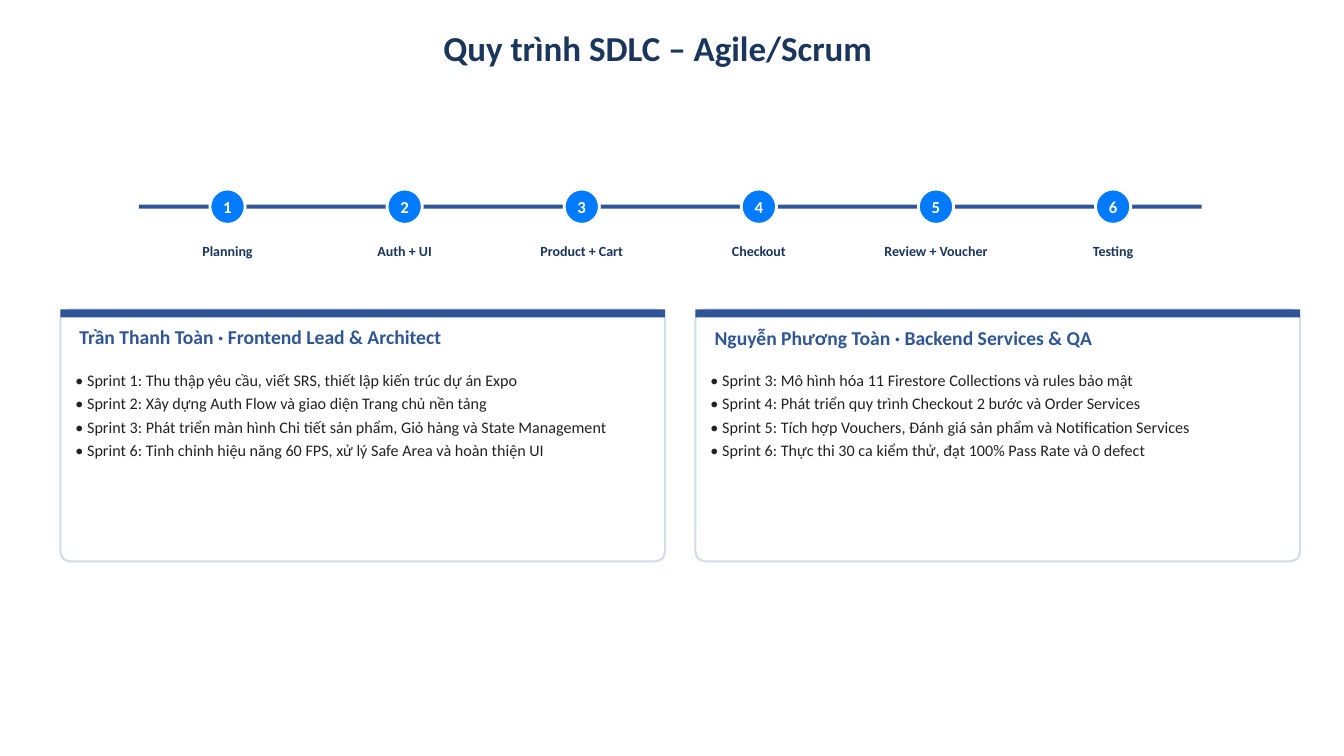
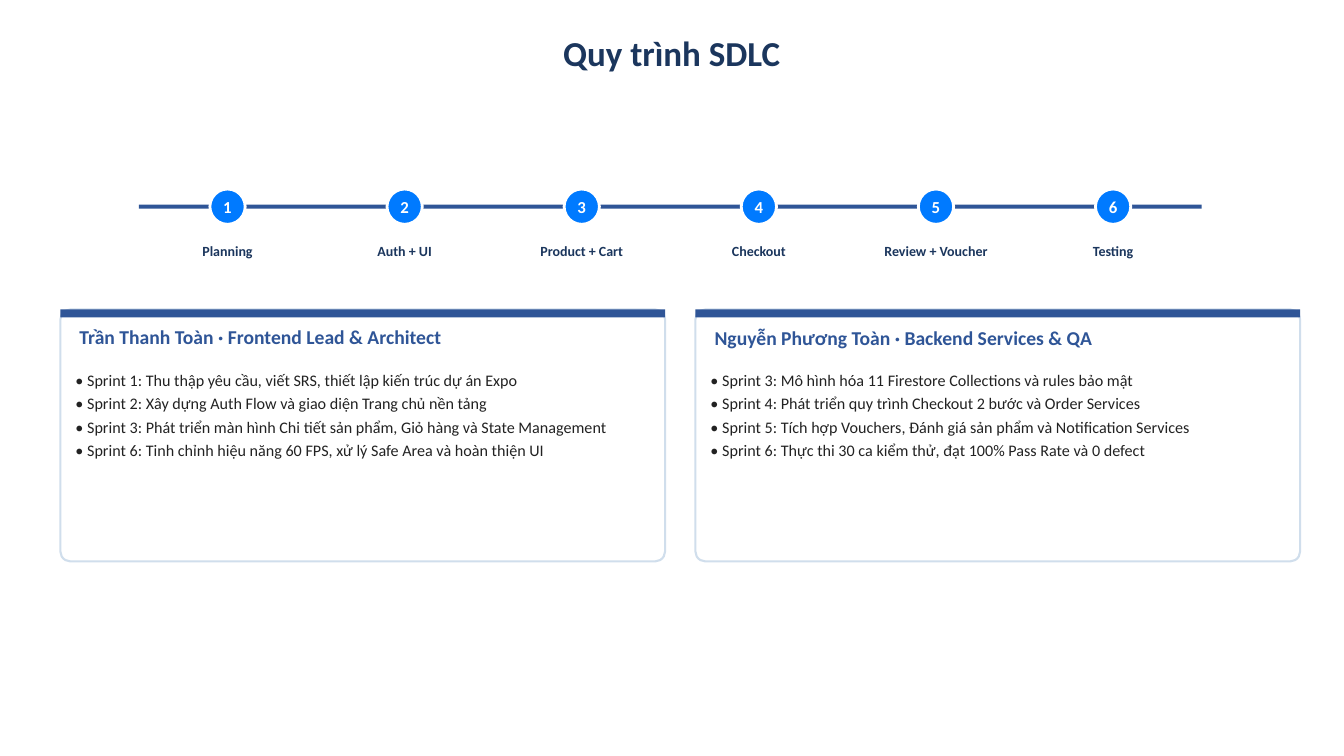
Before and after one commit to toantran172005/E-Commerce-Market, a slide deck: slide 5 of documents/N13_ApplicationDevelopment_Report.pptx. Drawn at 1344x756 pixels with LibreOffice and Linux fonts; fonts in the diff are those of the drawing; background and template pictures are left out. Boxes give left, top, right and bottom in pixels: in the first picture for what was removed or moved away, otherwise in the second. Text is boxed around its words. In the diff, an @@ line names an element or a change of style, - is before the commit and + after.

```diff
--- a/documents/N13_ApplicationDevelopment_Report.pptx
+++ b/documents/N13_ApplicationDevelopment_Report.pptx
@@ text at (x1=563, y1=41, x2=780, y2=72): text changed @@
-Quy trình SDLC – Agile/Scrum
+Quy trình SDLC
```
Also in this commit, not shown: 3 other slides changed, 28 other files.
